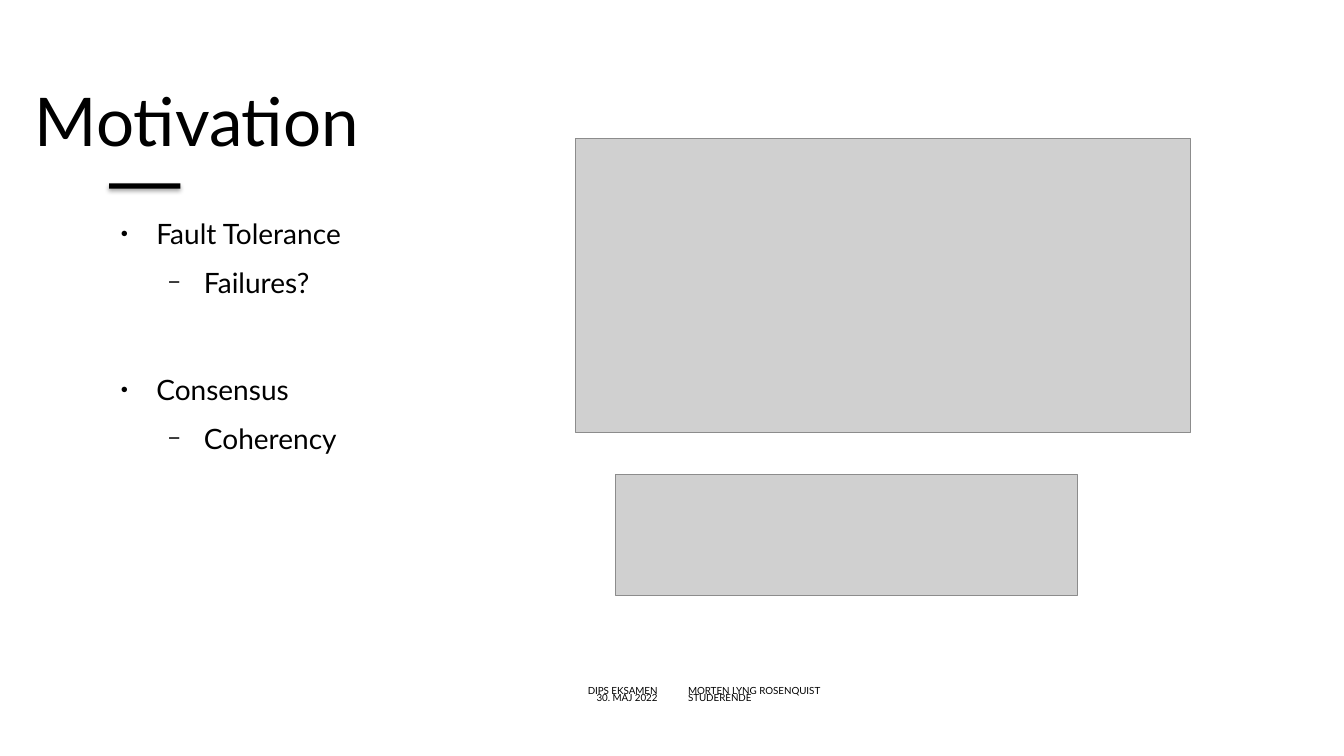
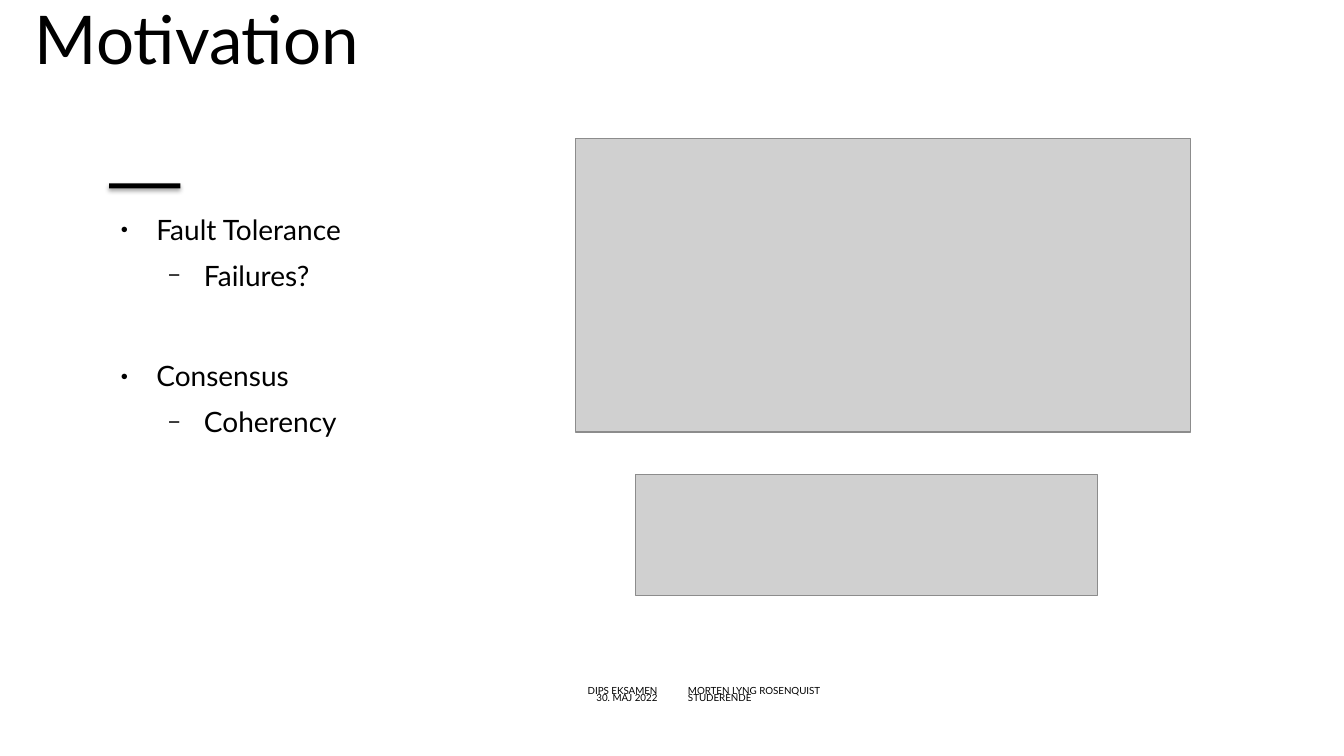
Before and after one commit to mlRosenquist/au-mlr-distributed-and-pervasive-systems, a slide deck: slide 13 of Præsentation.pptx (slide 14 before the commit). Drawn at 1344x756 pixels with LibreOffice and Linux fonts; fonts in the diff are those of the drawing; grey boxes stand for pictures; background and template pictures are left out. Boxes give left, top, right and bottom in pixels: in the first picture for what was removed or moved away, otherwise in the second. Text is boxed around its words. In the diff, an @@ line names an element or a change of style, - is before the commit and + after.

```diff
--- a/Præsentation.pptx
+++ b/Præsentation.pptx
@@ title "Motivation": place and size @@
-title "Motivation" at box(35, 96, 359, 147)
+title "Motivation" at box(35, 14, 359, 65)
@@ text "Fault Tolerance" rewrapped from box(156, 223, 341, 454) to box(156, 219, 341, 437) @@
@@ picture: place and size @@
-picture at box(615, 475, 1077, 596)
+picture at box(635, 475, 1097, 596)
```
Also in this commit, not shown: 26 other slides changed, 9 slides added, 3 slides removed, 1 other file.
